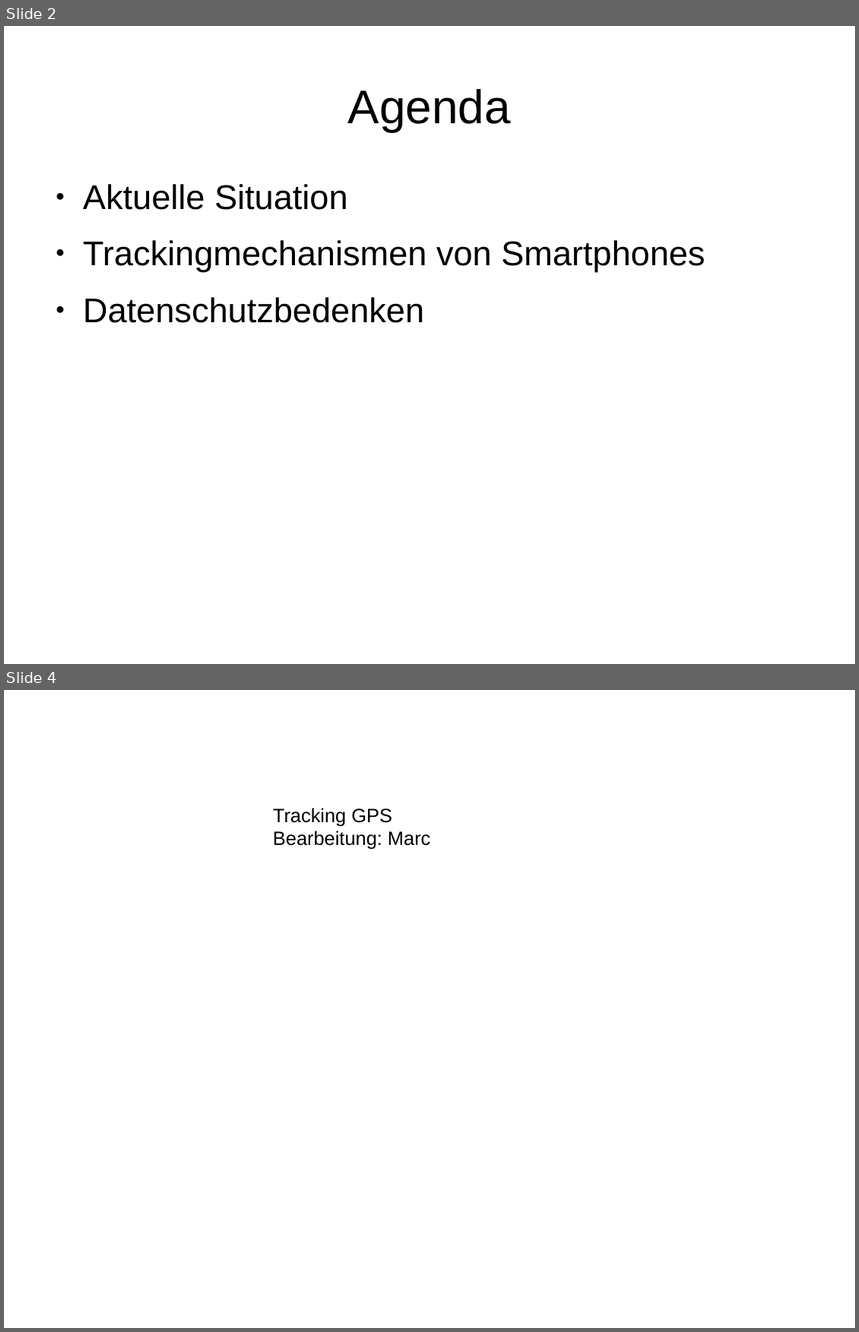
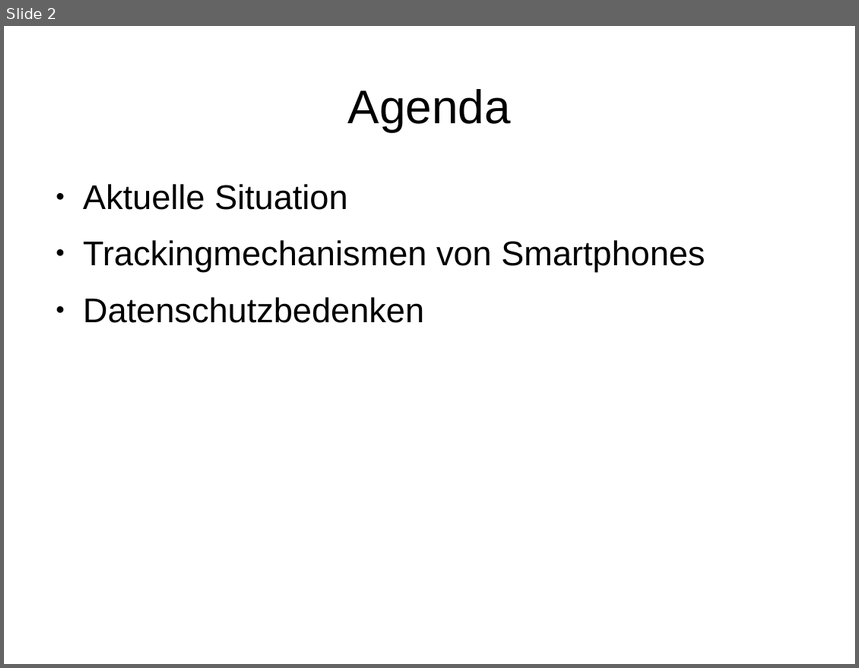
Before and after one commit to lecram789/MobileGeolocating, a slide deck: Presentation/4_B_Döringk_Kasper_Ryvkin.odp. Shown one above the other, each under a label of ours: slides 2 and 4 before the commit, slide 2 after it; the slides between them are not shown. The pictures are 859x1332 and 859x668 pixels, drawn with LibreOffice and Linux fonts; fonts in the diff are those of the drawing. Boxes give left, top, right and bottom in pixels: in the first picture for what was removed or moved away, otherwise in the second. Text is boxed around its words. In the diff, an @@ line names an element or a change of style, - is before the commit and + after.

```diff
--- a/Presentation/4_B_Döringk_Kasper_Ryvkin.odp
+++ b/Presentation/4_B_Döringk_Kasper_Ryvkin.odp
@@ slide 4 removed at (x1=4, y1=690, x2=855, y2=1328), background #FFFFFF @@
@@ text removed at (x1=273, y1=808, x2=430, y2=850) @@
-Tracking GPS
-Bearbeitung: Marc
```
Also in this commit, not shown: 4 slides added, 1 other slide removed, 4 other files.
